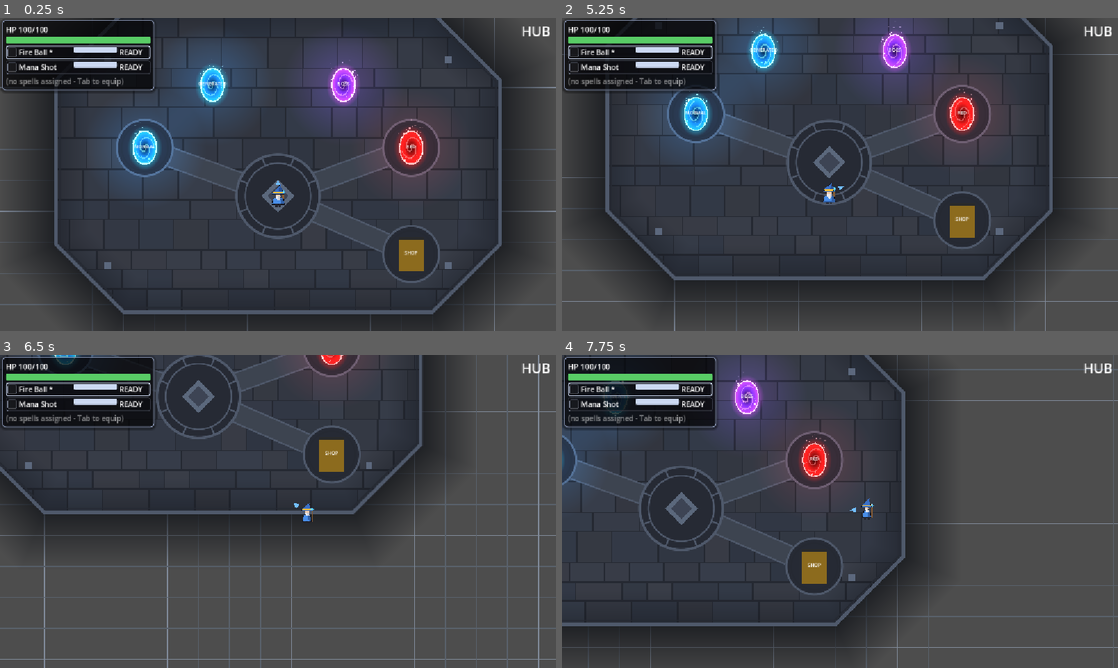
Above: before the commit, frames 1-4 (two rows, left to right).
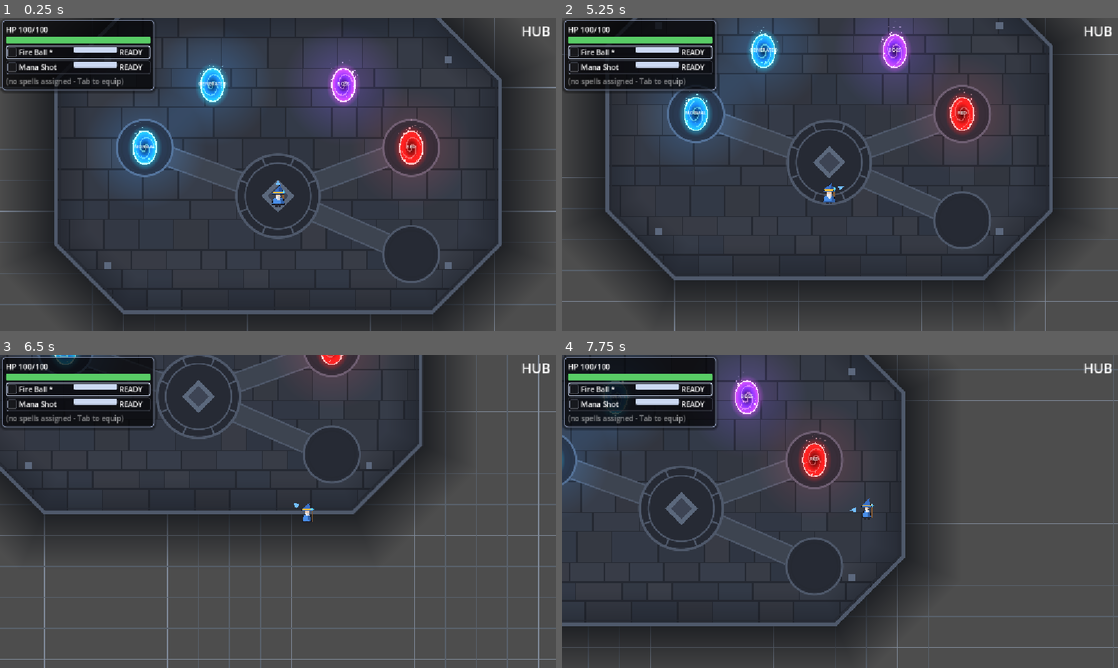
Above: after the commit, the same moments.

Repository: BestestGameStudio/gangU
Game: Godot game, scene res://scenes/main.tscn
Same seed, same stepped clock (60 frames per second), same inputs: the game is played once before the commit and once after it.
Inputs (mouse positions are in pixels of both pictures, inside the frame that each line leads up to):
- Up to frame 1 (0.25 s): no input
- Up to frame 2 (5.25 s): tap Enter at 0.5, 3.6 s; move the mouse to (962, 158) at 0.52 s; hold D (move_right) 0.53-1.28 s; hold Space (cast) 0.53-1.28 s; move the mouse to (728, 190) at 1.27 s; hold S (move_down) 1.28-2.03 s; tap Tab (equip_panel) at 1.35 s; move the mouse to (895, 105) at 2.02 s; hold D (move_right) 2.03-2.78 s; tap E (use_consumable) at 2.1 s; move the mouse to (812, 237) at 2.77 s; hold W (move_up) 2.78-3.53 s; tap 1 at 2.85 s; move the mouse to (1006, 221) at 3.52 s; hold A (move_left) 3.53-5.03 s; move the mouse to (673, 127) at 4.27 s; tap Space (cast) at 4.35 s; move the mouse to (867, 174) at 5.02 s; hold S (move_down) from 5.03 s (still down); hold Tab (equip_panel) from 5.03 s (still down)
- Up to frame 3 (6.5 s): move the mouse to (194, 433) at 5.77 s; release S (move_down) at 5.78 s; release Tab (equip_panel) at 5.78 s; hold D (move_right) from 5.78 s (still down); tap E (use_consumable) at 5.85 s
- Up to frame 4 (7.75 s): move the mouse to (962, 495) at 6.52 s; release D (move_right) at 6.53 s; hold W (move_up) 6.53-7.28 s; tap 1 at 6.6 s; move the mouse to (728, 527) at 7.27 s; hold D (move_right) from 7.28 s (still down); tap Enter at 7.35 s

The runs differ from the first frame. In frame 1, 0.4% of the frame differs, in the area x 71-77%, y 70-81%; in frame 2, 0.5%, in the area x 69-75%, y 60-71%; in frame 3, 0.5%; in frame 4, 0.5%.

Commit message:
#217 swap shop vendor placeholder for animated stall sprite

Diff:
--- a/scenes/shop_vendor.tscn
+++ b/scenes/shop_vendor.tscn
@@ -1,6 +1,7 @@
-[gd_scene load_steps=3 format=3 uid="uid://bgangu7shopv"]
+[gd_scene load_steps=4 format=3 uid="uid://bgangu7shopv"]
 
 [ext_resource type="Script" path="res://scripts/shop_vendor.gd" id="1"]
+[ext_resource type="SpriteFrames" path="res://resources/sprites/shop_vendor_frames.tres" id="2_frames"]
 
 [sub_resource type="RectangleShape2D" id="1"]
 size = Vector2(52, 72)
@@ -8,25 +9,13 @@
 [node name="ShopVendor" type="Area2D" groups=["shop_vendors"]]
 script = ExtResource("1")
 
-[node name="ColorRect" type="ColorRect" parent="."]
-offset_left = -26.0
-offset_top = -36.0
-offset_right = 26.0
-offset_bottom = 36.0
-color = Color(0.55, 0.42, 0.12, 1)
-
-[node name="HeaderBar" type="Polygon2D" parent="."]
-color = Color(0.12, 0.14, 0.18, 0.9)
-polygon = PackedVector2Array(-26, -36, 26, -36, 26, -29, -26, -29)
-
-[node name="TypeLabel" type="Label" parent="."]
-offset_left = -26.0
-offset_top = -10.0
-offset_right = 26.0
-offset_bottom = 8.0
-theme_override_font_sizes/font_size = 10
-text = "SHOP"
-horizontal_alignment = 1
+[node name="Sprite" type="AnimatedSprite2D" parent="."]
+texture_filter = 1
+position = Vector2(0, -54)
+scale = Vector2(0.5, 0.5)
+sprite_frames = ExtResource("2_frames")
+animation = &"idle"
+autoplay = "idle"
 
 [node name="CollisionShape2D" type="CollisionShape2D" parent="."]
 shape = SubResource("1")
